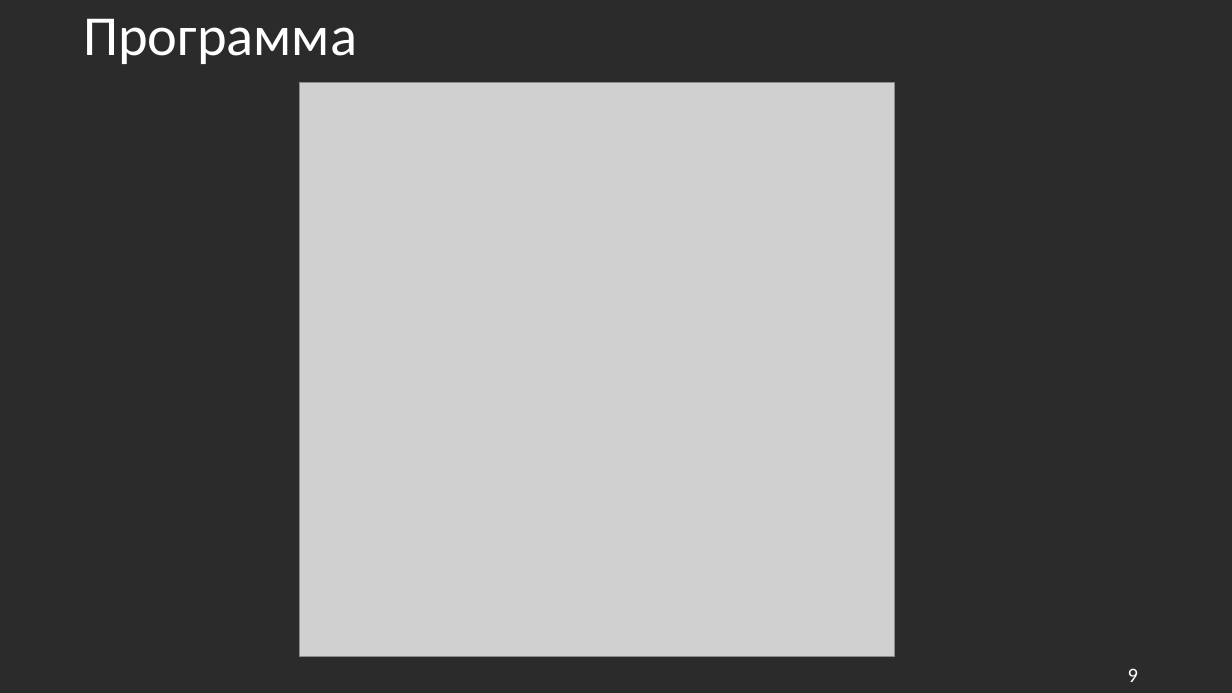
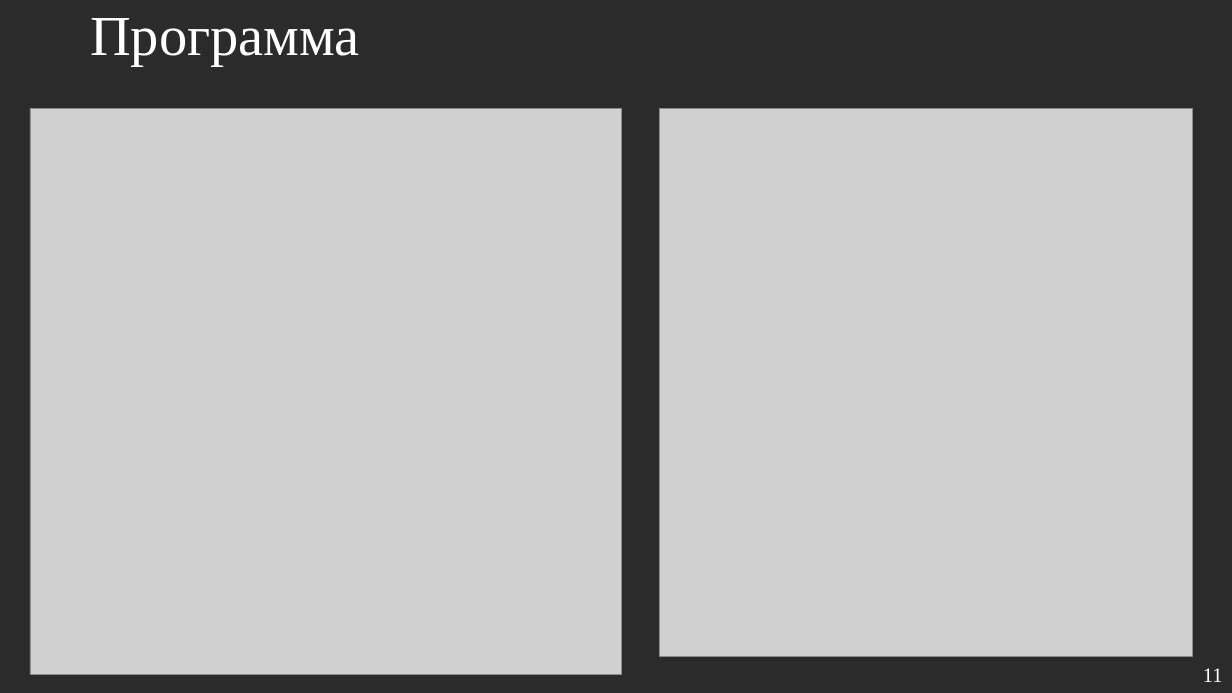
Before and after one commit to Stanis1av-M/Panel, a slide deck: slide 11 of Fff.pptx (slide 9 before the commit). Drawn at 1232x693 pixels with LibreOffice and Linux fonts; fonts in the diff are those of the drawing; grey boxes stand for pictures; background and template pictures are left out; a plain dark background stands for a picture behind light text. Boxes give left, top, right and bottom in pixels: in the first picture for what was removed or moved away, otherwise in the second. Text is boxed around its words. In the diff, an @@ line names an element or a change of style, - is before the commit and + after.

```diff
--- a/Fff.pptx
+++ b/Fff.pptx
@@ title "Программа" at box(90, 18, 360, 66): font Calibri to Times New Roman @@
@@ picture: place and size @@
-picture at box(299, 82, 895, 656)
+picture at box(30, 108, 621, 675)
@@ picture added at box(660, 108, 1193, 656) @@
@@ page number at box(1203, 668, 1223, 682): text changed; font Calibri to Times New Roman @@
-9
+11
```
Also in this commit, not shown: 10 other slides changed, 2 slides added.
